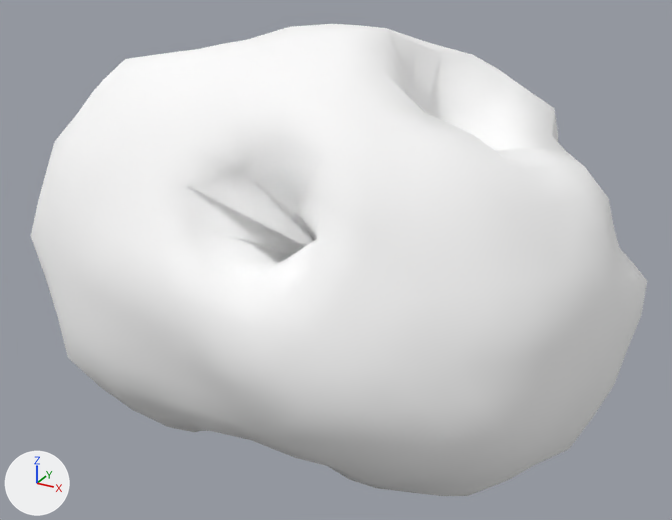
Two versions of the glTF model assets/asteroids/asteroid_01.glb, one commit apart.
One viewpoint serves both versions: a camera (50 mm lens) standing at (1.319, -2.49, 1.268) and looking at (-0.033, -0.032, 0.039). The lights are fixed; the arrows at lower left show +X, +Y and +Z. The older version comes first. Vertices at exactly the same position are counted once.

Names of what the first picture shows: 'Asteroid_01'.
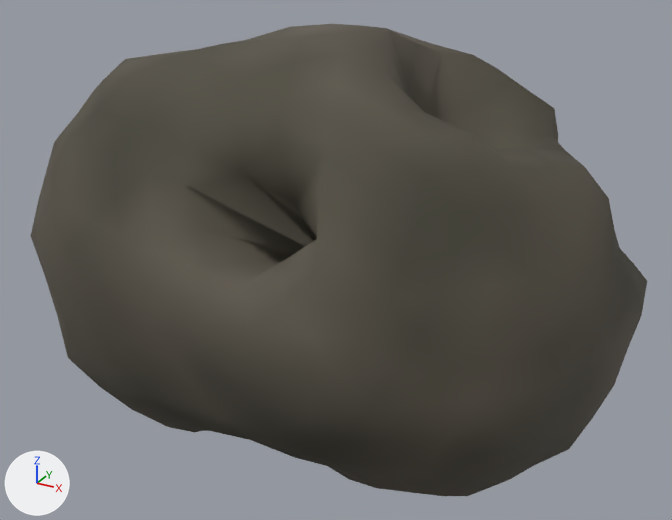
The change, as a list of edits to the scene's bpy script:
```text
Change mat_asteroidrock_01:
    where n0 = _N.new('ShaderNodeBsdfPrincipled'); n0.name = 'Principled BSDF'
    remove n0.inputs[0].default_value = (1.0, 1.0, 1.0, 1.0)  # 'Base Color', white #ffffff
    n0.inputs[1].default_value: 0.0435 -> 0.0349  # 'Metallic'
    n0.inputs[2].default_value: 0.959 -> 0.869  # 'Roughness'
    add n2 = _N.new('ShaderNodeVertexColor'); n2.name = 'Color Attribute'
    add _L.new(n2.outputs[0], n0.inputs[0])  # 'Color' to 'Base Color'
Change me_icosphere:
    where me_icosphere.from_pydata(...)  # 642 vertices, 1280 faces; spans x -0.99..0.92, y -0.82..0.77, z -0.67..0.79
    used by ob_asteroid_01; location = (0.0, 0.0, 0.0)
    me_icosphere part 1: vertex colours changed
```

Boxes [x1, y1, x2, y2] around the edits, measured in the pictures (672 x 520 px):
'Asteroid_01', recoloured (darker)
    both: [31, 24, 647, 496]
